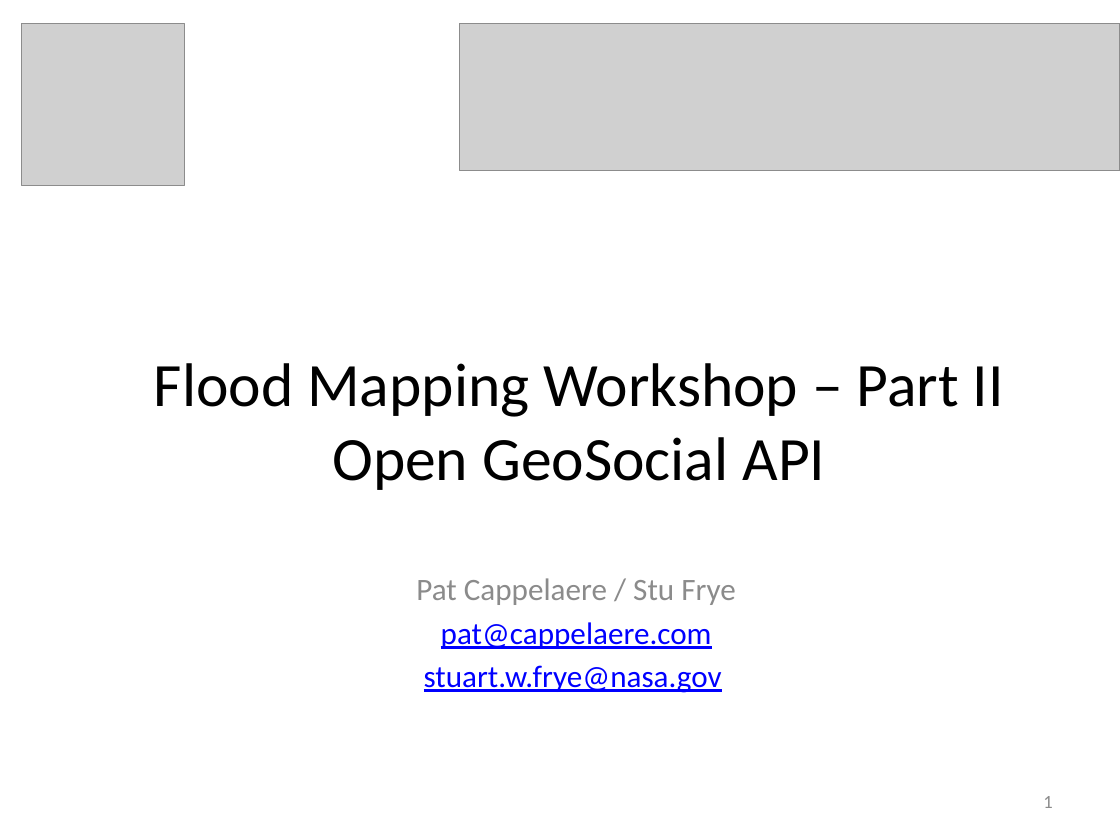
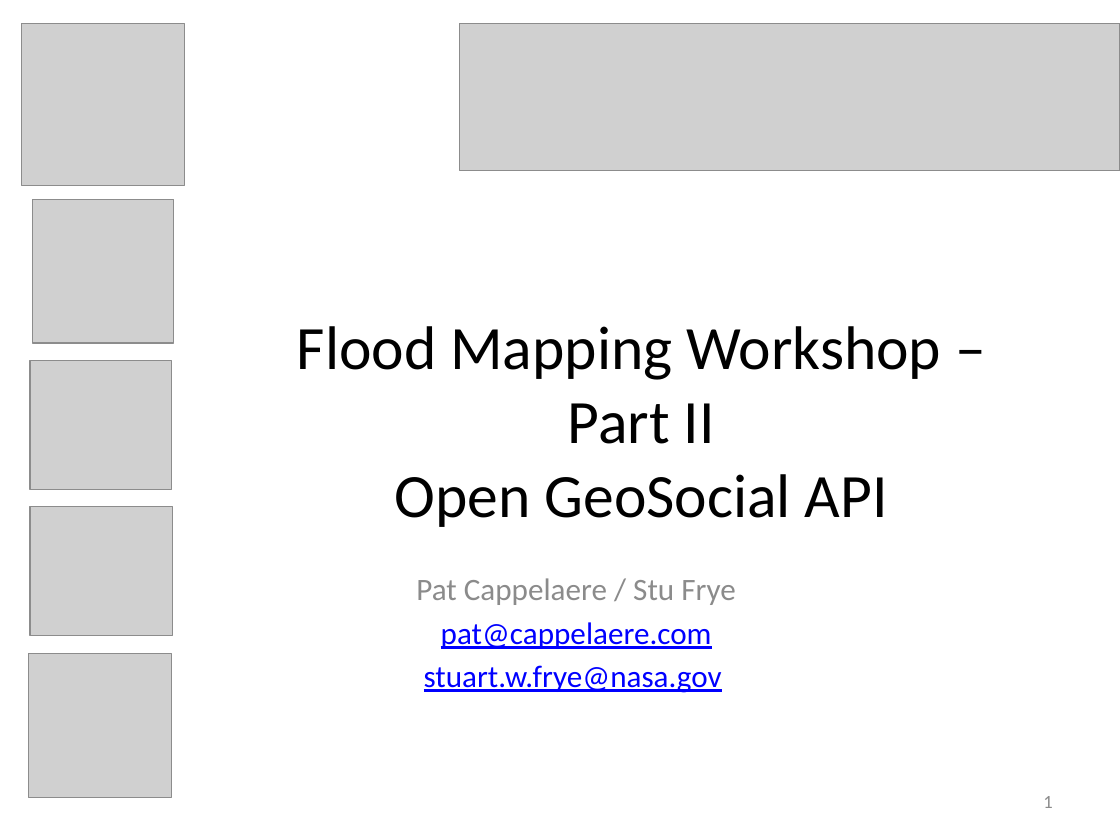
Before and after one commit to vightel/FloodMapsWorkshop, a slide deck: slide 1 of FloodMappingWorkshopII.pptx. Drawn at 1120x840 pixels with LibreOffice and Linux fonts; fonts in the diff are those of the drawing; grey boxes stand for pictures. Boxes give left, top, right and bottom in pixels: in the first picture for what was removed or moved away, otherwise in the second. Text is boxed around its words. In the diff, an @@ line names an element or a change of style, - is before the commit and + after.

```diff
--- a/FloodMappingWorkshopII.pptx
+++ b/FloodMappingWorkshopII.pptx
@@ picture added at box(32, 199, 174, 343) @@
@@ title "Flood Mapping Workshop – Part ..." rewrapped from box(154, 363, 1004, 490) to box(297, 326, 941, 527) @@
@@ picture added at box(30, 361, 171, 489) @@
@@ picture added at box(30, 506, 172, 635) @@
@@ picture added at box(28, 654, 171, 797) @@
```
Also in this commit, not shown: 7 other slides changed, 8 slides added, 9 other files.
